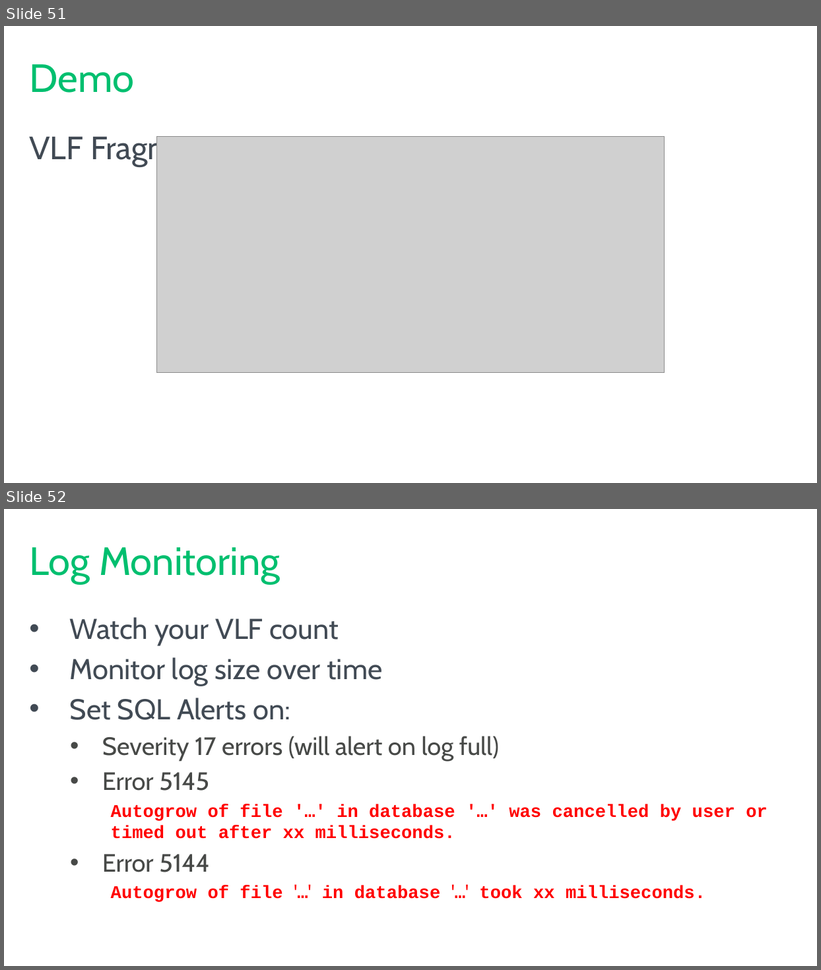
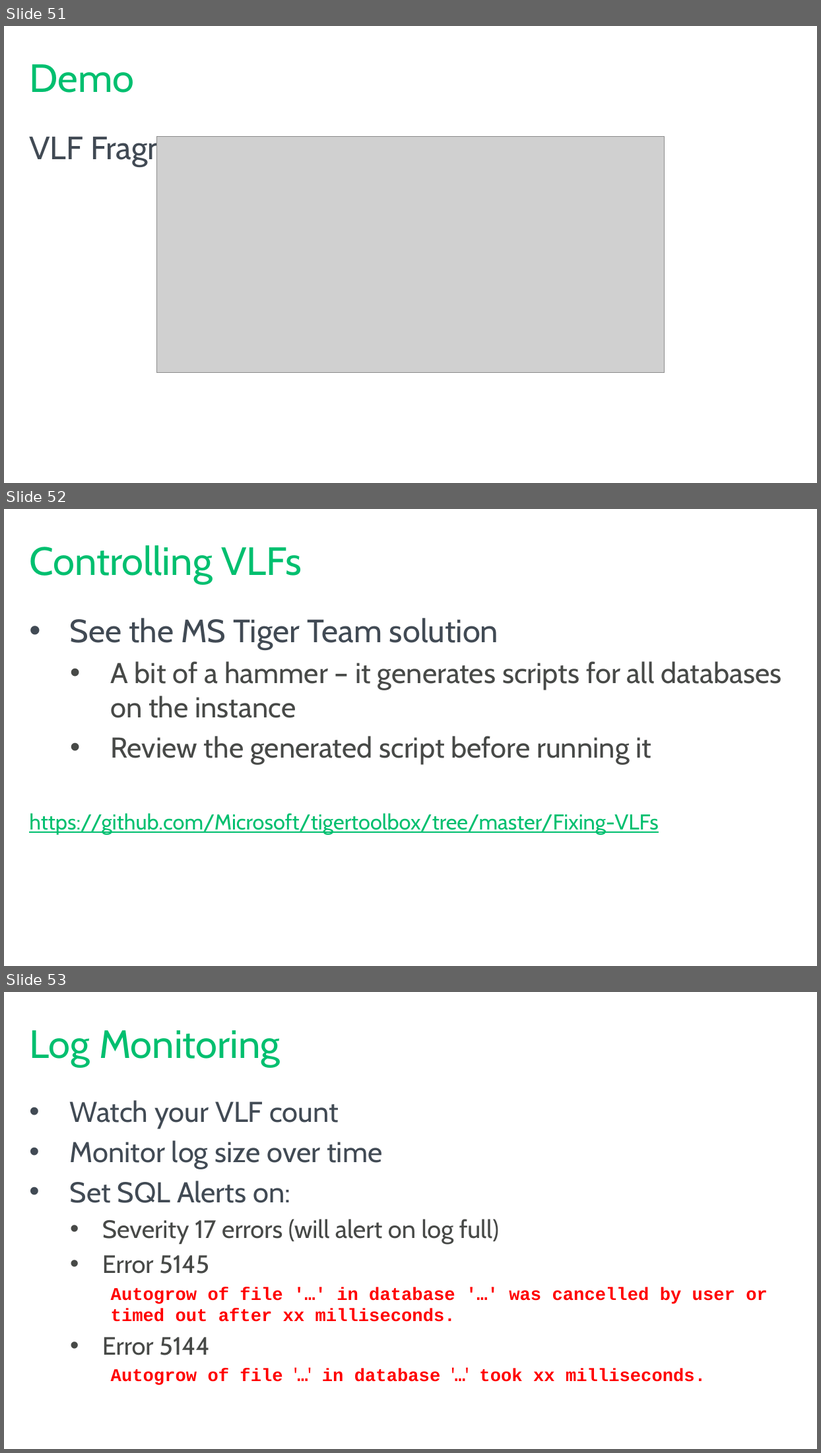
Before and after one commit to tf3604/LogFilePresentation, a slide deck: TransactionLog.pptx. Shown one above the other, each under a label of ours: slides 51 and 52 before the commit, slides 51, 52 and 53 after it. The pictures are 821x970 and 821x1453 pixels, drawn with LibreOffice and Linux fonts; fonts in the diff are those of the drawing; grey boxes stand for pictures; background and template pictures are left out. Boxes give left, top, right and bottom in pixels: in the first picture for what was removed or moved away, otherwise in the second. Text is boxed around its words. In the diff, an @@ line names an element or a change of style, - is before the commit and + after.

Commit message:
Added reference to Tiger Team VLF script.

```diff
--- a/TransactionLog.pptx
+++ b/TransactionLog.pptx
@@ slide 52 added at (4, 509, 817, 966), background #FFFFFF @@
@@ title added at (30, 545, 302, 584), 44 pt, text #00BF6F @@
+Controlling VLFs
@@ text added at (29, 618, 781, 835), 32 pt, text #474947 @@
+• See the MS Tiger Team solution
+  • A bit of a hammer – it generates scripts for all databases on the instance
+  • Review the generated script before running it
+https://github.com/Microsoft/tigertoolbox/tree/master/Fixing-VLFs
@@ what was slide 52 is now slide 53 @@
```
